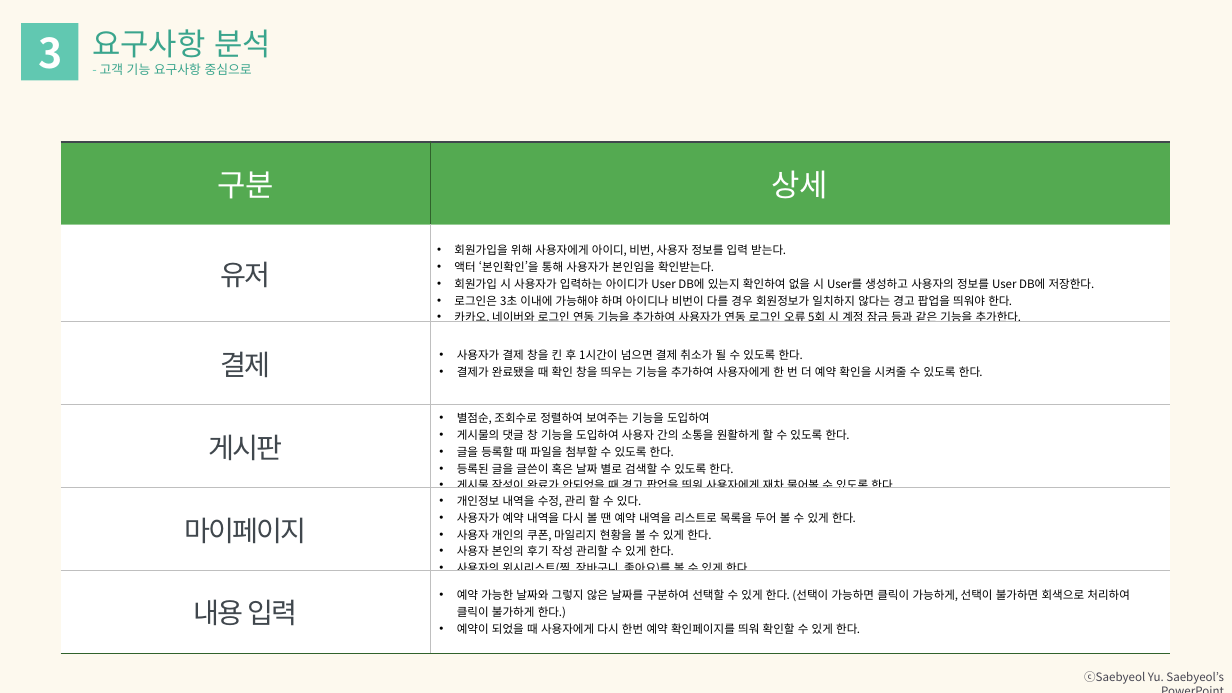
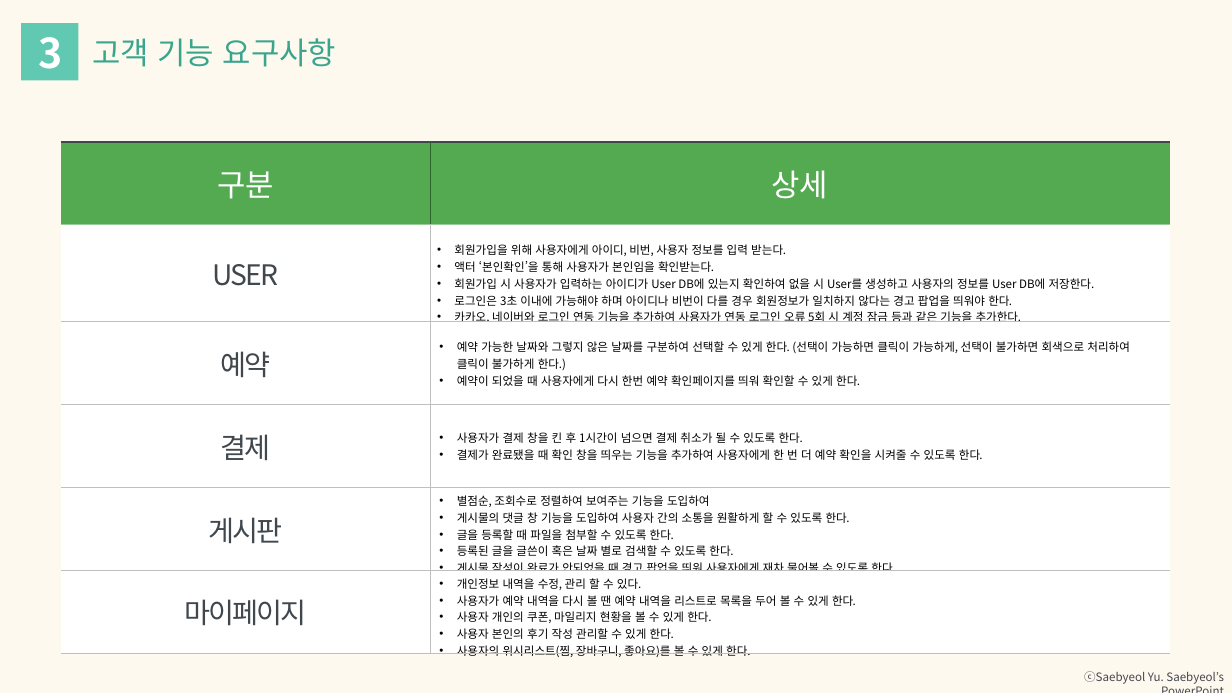
Before and after one commit to hyunmin0317/SoftwareEngineering_Project, a slide deck: slide 11 of 과제/프로젝트 중간보고.pptx. Drawn at 1232x693 pixels with LibreOffice and Linux fonts; fonts in the diff are those of the drawing. Boxes give left, top, right and bottom in pixels: in the first picture for what was removed or moved away, otherwise in the second. Text is boxed around its words. In the diff, an @@ line names an element or a change of style, - is before the commit and + after.

```diff
--- a/과제/프로젝트 중간보고.pptx
+++ b/과제/프로젝트 중간보고.pptx
@@ text removed at <box>92,29,271,64</box> @@
-요구사항 분석
@@ text at <box>92,38,336,67</box>: text changed; size 10 to 24 pt @@
-- 고객 기능 요구사항 중심으로
+고객 기능 요구사항
@@ table at <box>61,141,1170,661</box> @@
-row 2: 유저 | 회원가입을 위해 사용자에게 아이디, 비번, 사용자 정보를 입력 받는다. / 액터 ‘본인확인’을 통해 사용자가 본인임을 확인받는다. / 회원가입 시 사용자가 입력하는 아이디가 User DB에 있는지 확인하여 없을 시 User를 생성하고 사용자의 정보를 User DB에 저장한다. / 로그인은 3초 이내에 가능해야 하며 아이디나 비번이 다를 경우 회원정보가 일치하지 않다는 경고 팝업을 띄워야 한다. / 카카오, 네이버와 로그인 연동 기능을 추가하여 사용자가 연동 로그인 오류 5회 시 계정 잠금 등과 같은 기능을 추가한다.
+row 2: USER | 회원가입을 위해 사용자에게 아이디, 비번, 사용자 정보를 입력 받는다. / 액터 ‘본인확인’을 통해 사용자가 본인임을 확인받는다. / 회원가입 시 사용자가 입력하는 아이디가 User DB에 있는지 확인하여 없을 시 User를 생성하고 사용자의 정보를 User DB에 저장한다. / 로그인은 3초 이내에 가능해야 하며 아이디나 비번이 다를 경우 회원정보가 일치하지 않다는 경고 팝업을 띄워야 한다. / 카카오, 네이버와 로그인 연동 기능을 추가하여 사용자가 연동 로그인 오류 5회 시 계정 잠금 등과 같은 기능을 추가한다.
+row 3: 예약 | 예약 가능한 날짜와 그렇지 않은 날짜를 구분하여 선택할 수 있게 한다. (선택이 가능하면 클릭이 가능하게, 선택이 불가하면 회색으로 처리하여 클릭이 불가하게 한다.) / 예약이 되었을 때 사용자에게 다시 한번 예약 확인페이지를 띄워 확인할 수 있게 한다.
-row 6: 내용 입력 | 예약 가능한 날짜와 그렇지 않은 날짜를 구분하여 선택할 수 있게 한다. (선택이 가능하면 클릭이 가능하게, 선택이 불가하면 회색으로 처리하여 클릭이 불가하게 한다.) / 예약이 되었을 때 사용자에게 다시 한번 예약 확인페이지를 띄워 확인할 수 있게 한다.
@@ borders changed @@
```
Also in this commit, not shown: 6 other slides changed, 19 slides added.
